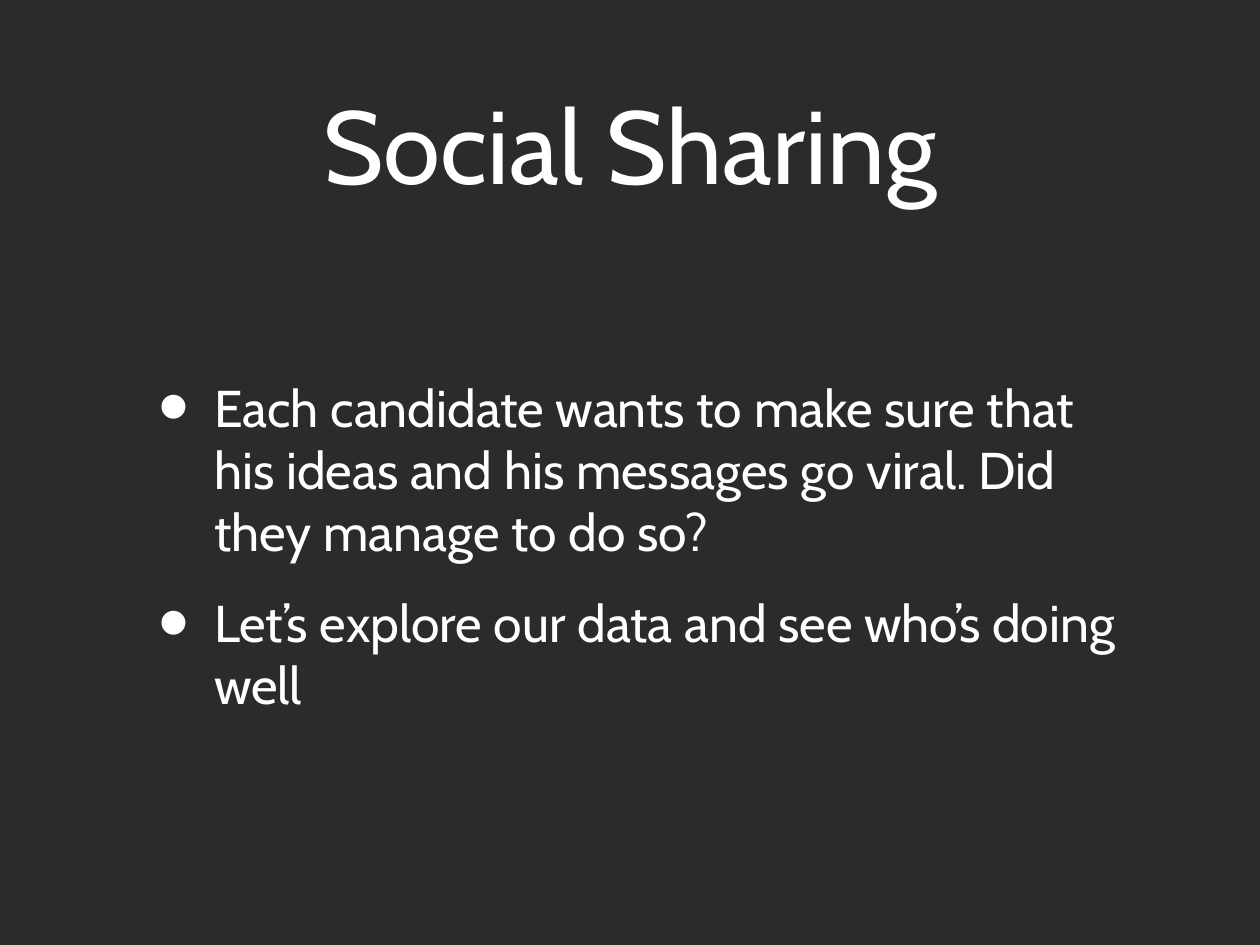
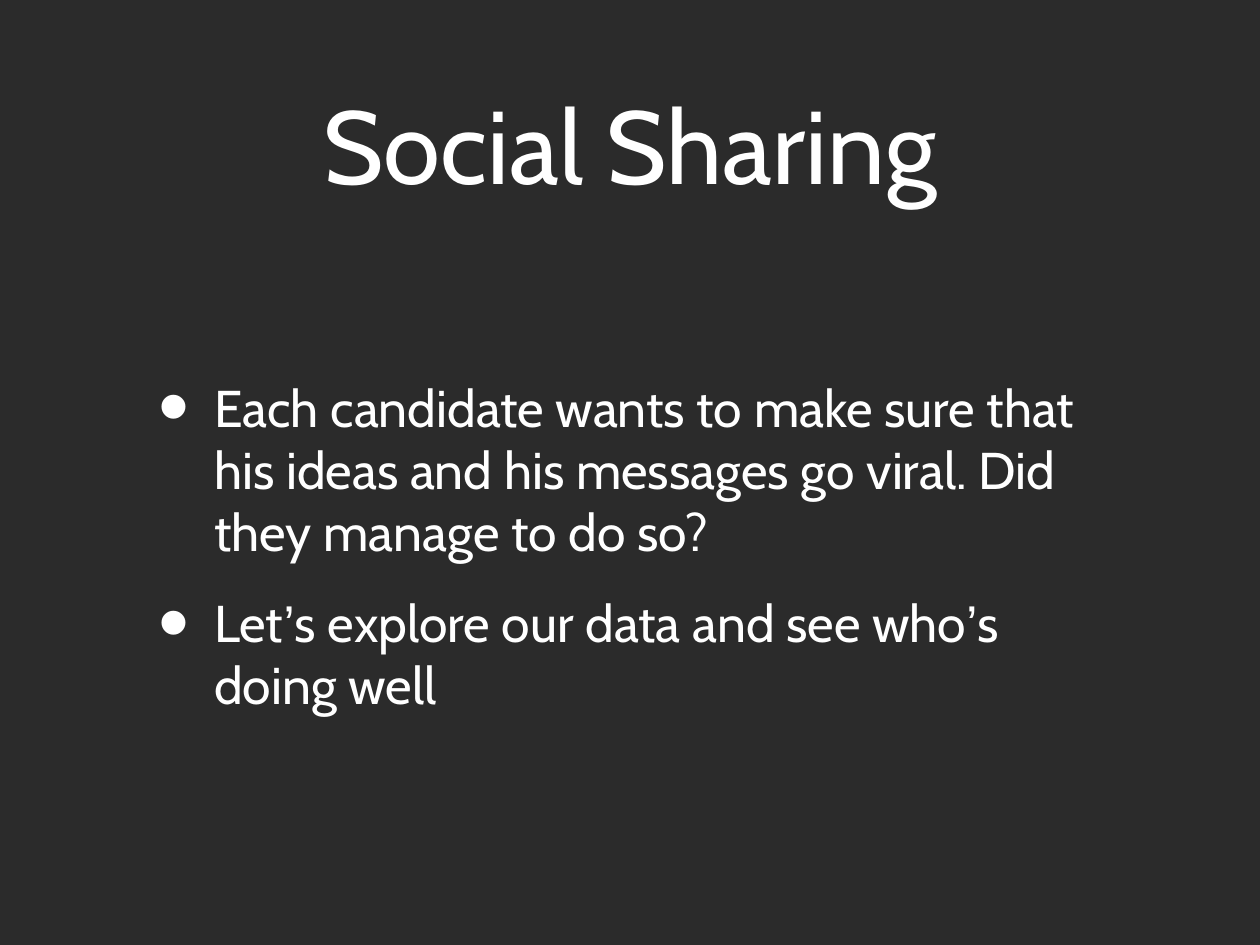
Before and after one commit to maksim2042/SNABook, a slide deck: slide 8 of webcast3/webcast3.ppt. Drawn at 1260x945 pixels with LibreOffice and Linux fonts; fonts in the diff are those of the drawing; background and template pictures are left out; a plain dark background stands for a picture behind light text. Boxes give left, top, right and bottom in pixels: in the first picture for what was removed or moved away, otherwise in the second. Text is boxed around its words. In the diff, an @@ line names an element or a change of style, - is before the commit and + after.

Commit message:
Fonts fixed

```diff
--- a/webcast3/webcast3.ppt
+++ b/webcast3/webcast3.ppt
@@ text at (214,603,999,716): font Cabin to Arial in "Let’s who’s" @@
```
Also in this commit, not shown: 21 other slides changed, 1 slide removed.
